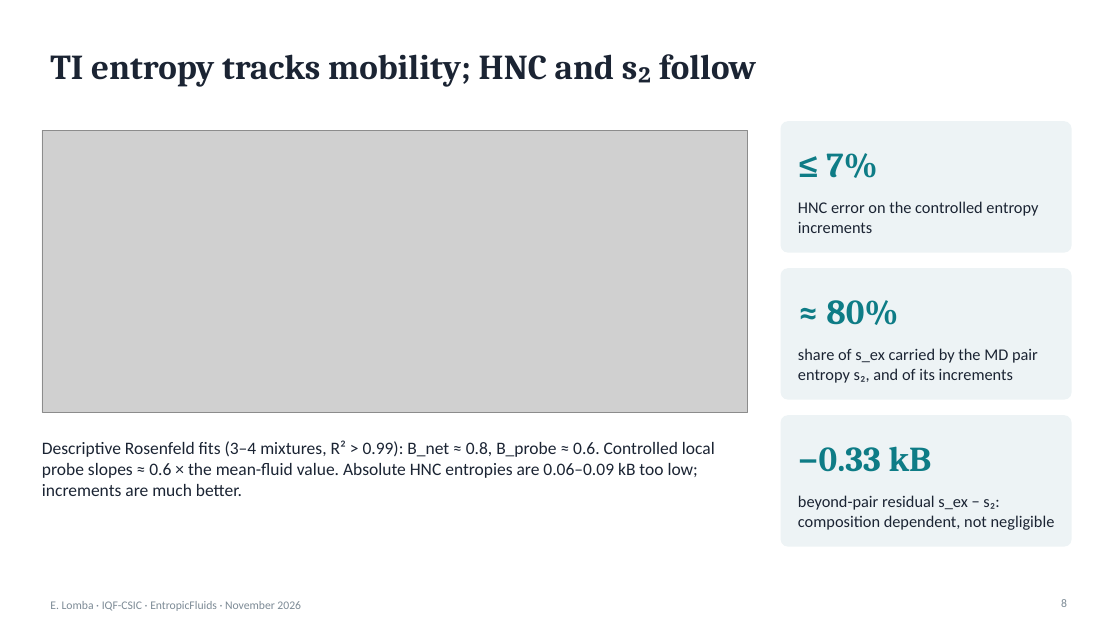
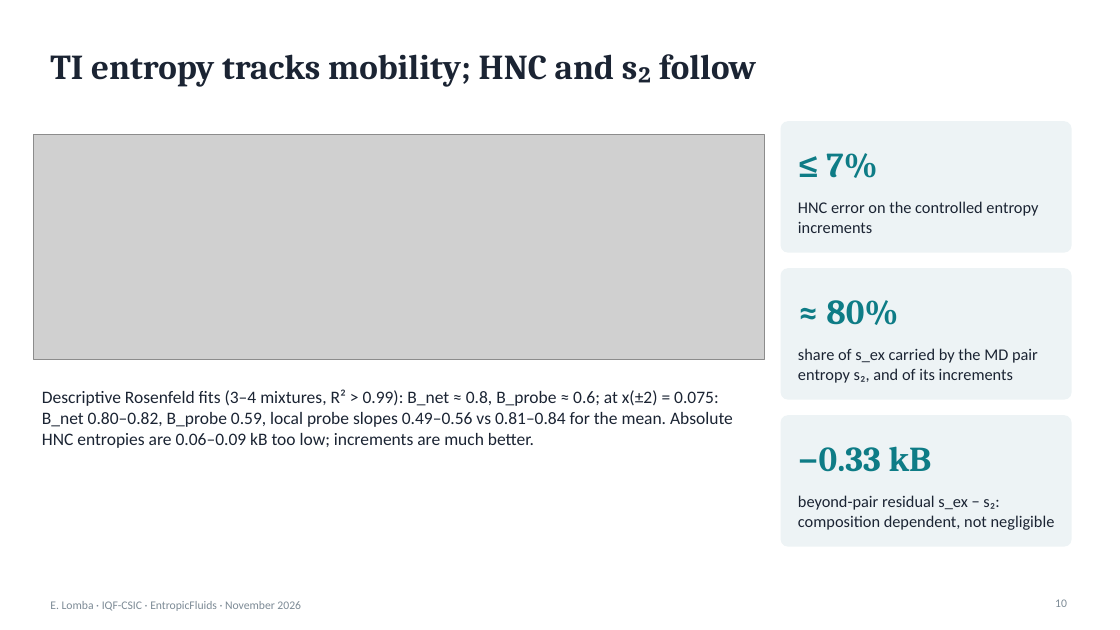
Before and after one commit to elomba/HNC-nCLJ, a slide deck: slide 10 of doc/slides/component_entropy_results.pptx (slide 8 before the commit). Drawn at 1120x630 pixels with LibreOffice and Linux fonts; fonts in the diff are those of the drawing; grey boxes stand for pictures. Boxes give left, top, right and bottom in pixels: in the first picture for what was removed or moved away, otherwise in the second. Text is boxed around its words. In the diff, an @@ line names an element or a change of style, - is before the commit and + after.

```diff
--- a/doc/slides/component_entropy_results.pptx
+++ b/doc/slides/component_entropy_results.pptx
@@ picture: place and size @@
-picture at (42,130,748,413)
+picture at (34,134,765,360)
@@ text at (42,389,733,448): text changed @@
-Descriptive Rosenfeld fits (3–4 mixtures, R² > 0.99): B_net ≈ 0.8, B_probe ≈ 0.6. Controlled local probe slopes ≈ 0.6 × the mean-fluid value. Absolute HNC entropies are 0.06–0.09 kB too low; increments are much better.
+Descriptive Rosenfeld fits (3–4 mixtures, R² > 0.99): B_net ≈ 0.8, B_probe ≈ 0.6; at x(±2) = 0.075: B_net 0.80–0.82, B_probe 0.59, local probe slopes 0.49–0.56 vs 0.81–0.84 for the mean. Absolute HNC entropies are 0.06–0.09 kB too low; increments are much better.
@@ page number at (1055,599,1067,607): text changed @@
-8
+10
```
Also in this commit, not shown: 1 other slide changed, 2 slides added, 18 other files.
